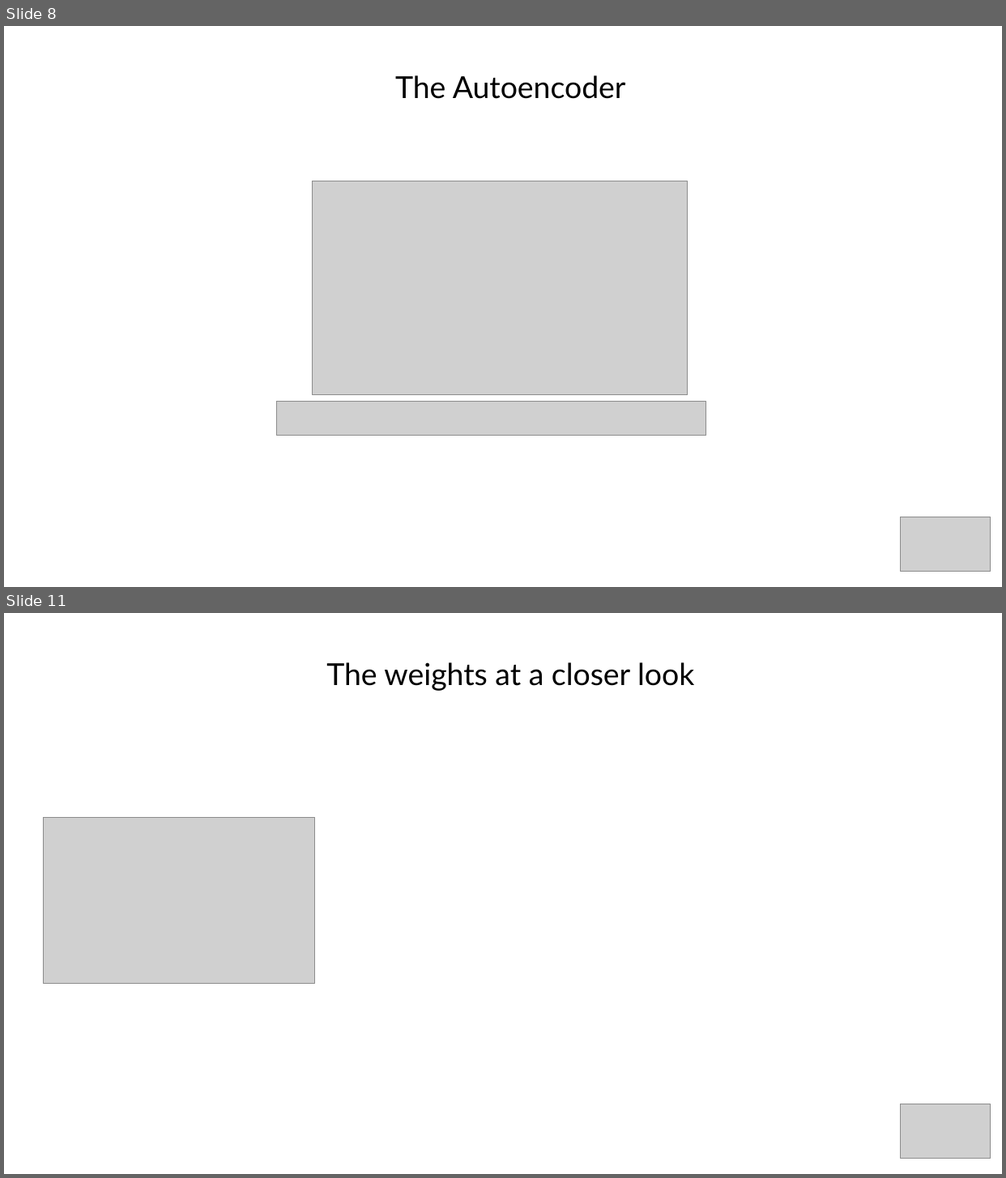
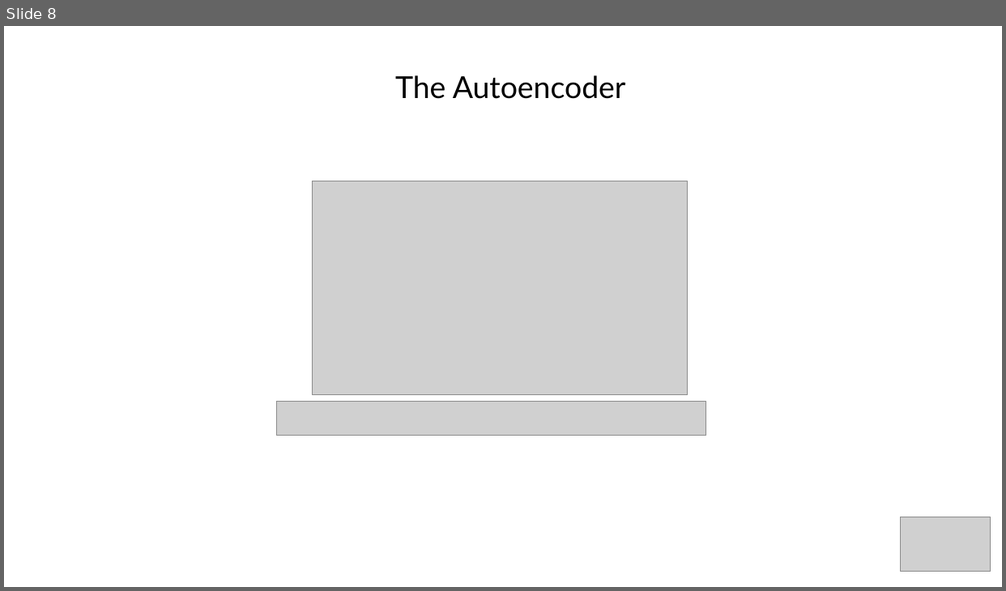
Before and after one commit to akinwilson/heed, a slide deck: representation-learning.odp. Shown one above the other, each under a label of ours: slides 8 and 11 before the commit, slide 8 after it; the slides between them are not shown. The pictures are 1006x1178 and 1006x591 pixels, drawn with LibreOffice and Linux fonts; fonts in the diff are those of the drawing; grey boxes stand for pictures. Boxes give left, top, right and bottom in pixels: in the first picture for what was removed or moved away, otherwise in the second. Text is boxed around its words. In the diff, an @@ line names an element or a change of style, - is before the commit and + after.

```diff
--- a/representation-learning.odp
+++ b/representation-learning.odp
@@ slide 11 removed at (4, 613, 1002, 1174), background #FFFFFF @@
@@ title removed at (326, 662, 694, 691) @@
-The weights at a closer look
@@ picture removed at (43, 817, 314, 983) @@
@@ picture removed at (901, 1104, 991, 1159) @@
```
Also in this commit, not shown: 10 slides added, 14 other slides removed, 6 other files.
